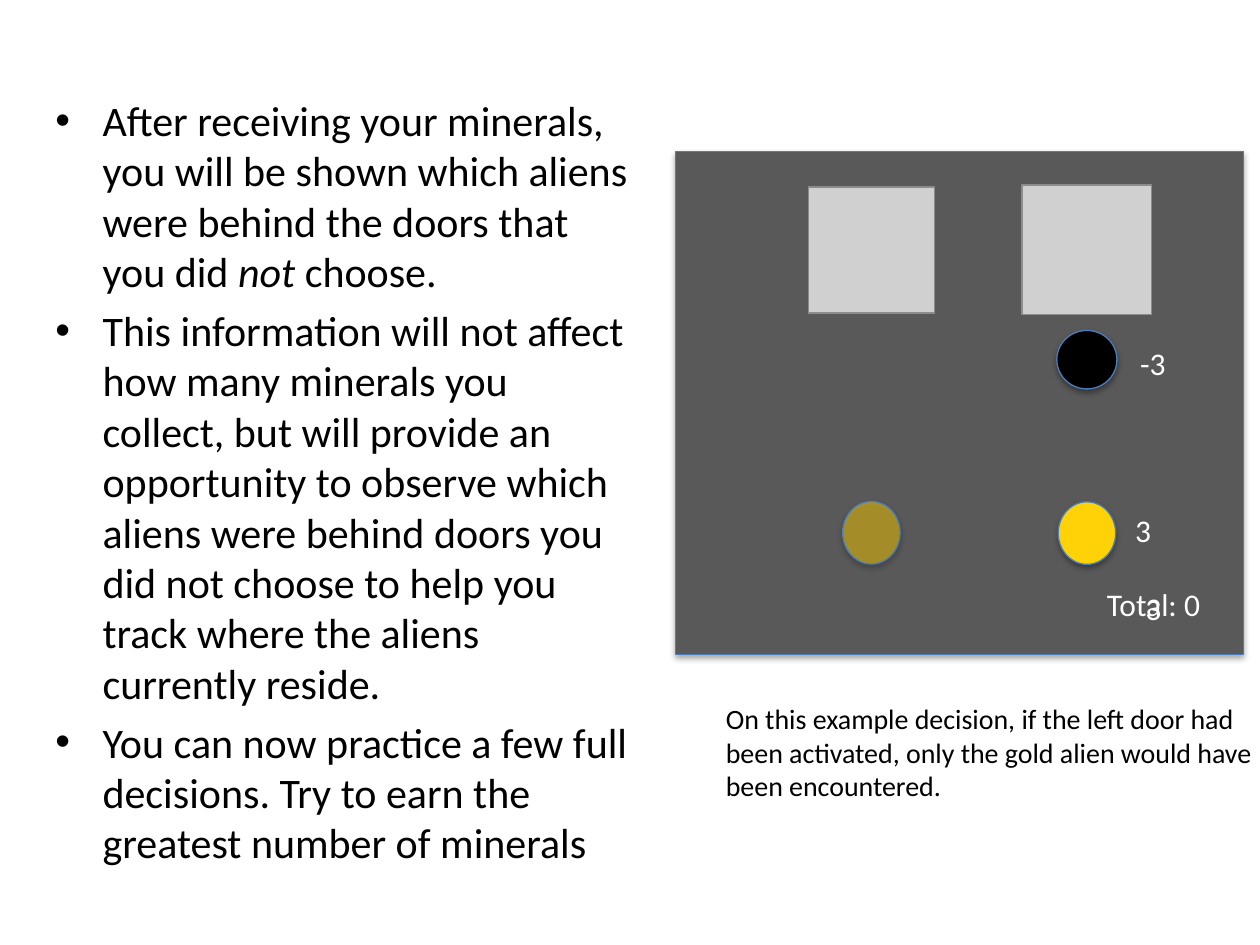
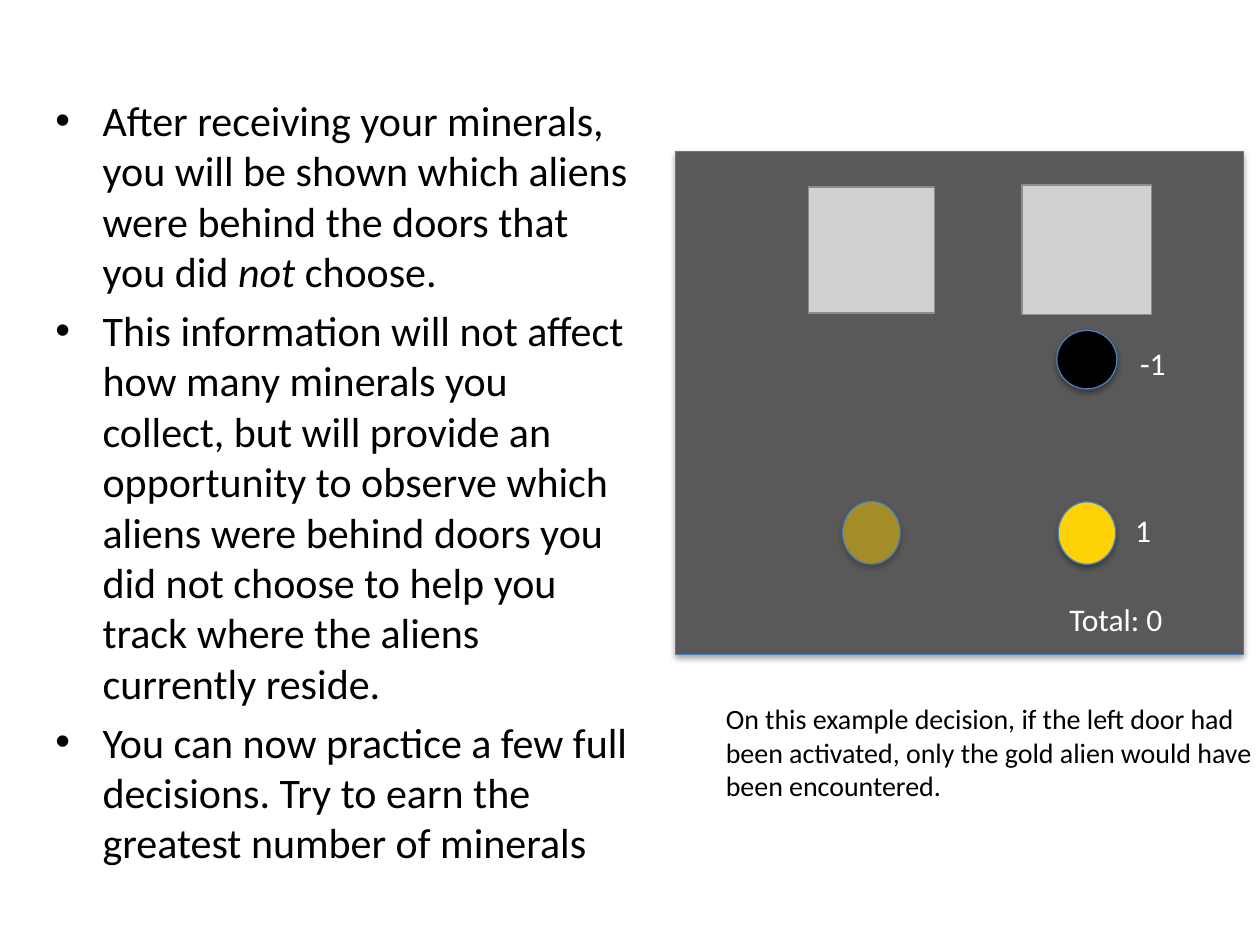
Before and after one commit to evanrussek/feature_experiment, a slide deck: slide 8 of public/ver_full_pf_b/Stimuli/Paul_Instructions.pptx. Drawn at 1260x945 pixels with LibreOffice and Linux fonts; fonts in the diff are those of the drawing; grey boxes stand for pictures. Boxes give left, top, right and bottom in pixels: in the first picture for what was removed or moved away, otherwise in the second. Text is boxed around its words. In the diff, an @@ line names an element or a change of style, - is before the commit and + after.

```diff
--- a/public/ver_full_pf_b/Stimuli/Paul_Instructions.pptx
+++ b/public/ver_full_pf_b/Stimuli/Paul_Instructions.pptx
@@ text at (1140, 354, 1166, 375): text changed @@
--3
+-1
@@ text at (1135, 521, 1151, 542): text changed @@
-3
+1
@@ text "Total: 0" rewrapped from (1107, 594, 1200, 620) to (1069, 609, 1162, 631) @@
@@ text removed at (1145, 599, 1161, 620) @@
-3
```
Also in this commit, not shown: 2 other slides changed, 21 other files.
